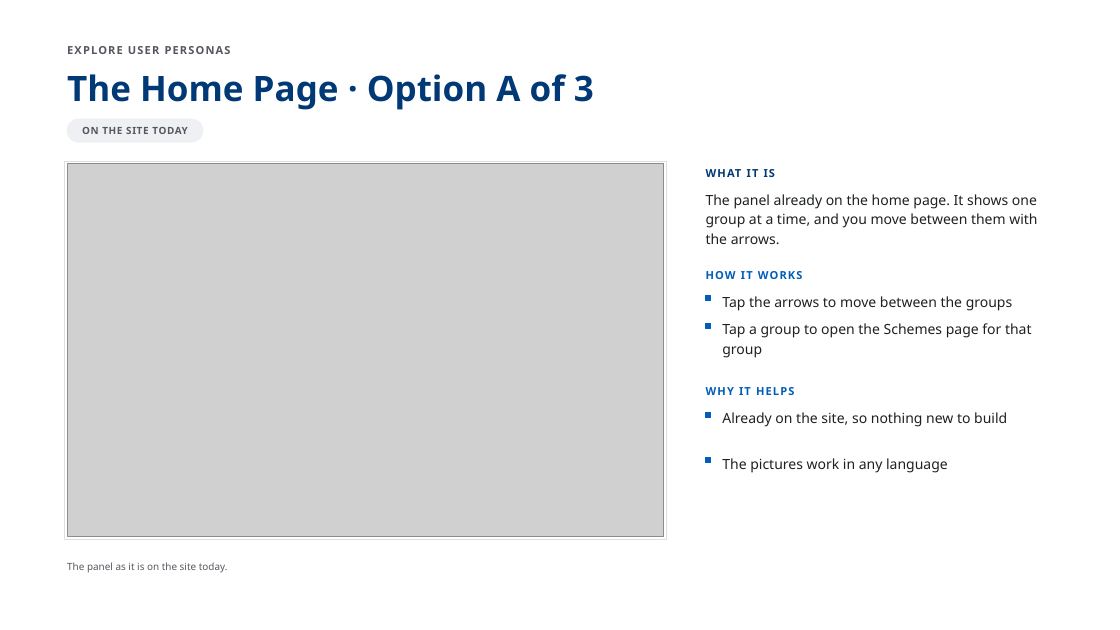
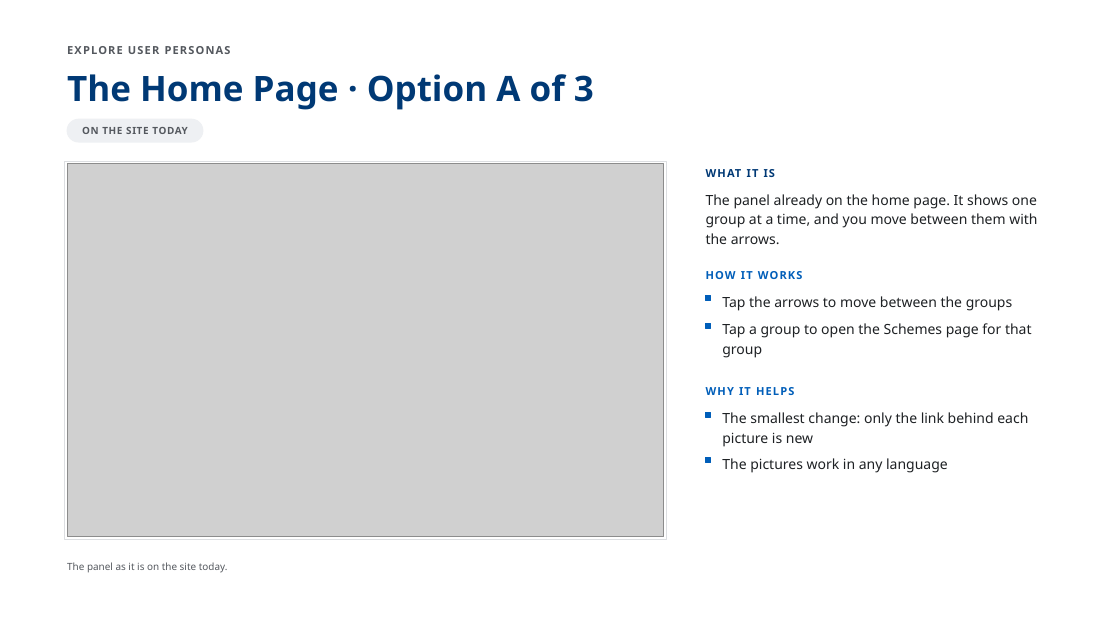
Before and after one commit to AkashShivanand/mosje, a slide deck: slide 4 of docs/plans/MoSJE-Service-Discovery-Options.pptx. Drawn at 1120x630 pixels with LibreOffice and Linux fonts; fonts in the diff are those of the drawing; grey boxes stand for pictures. Boxes give left, top, right and bottom in pixels: in the first picture for what was removed or moved away, otherwise in the second. Text is boxed around its words. In the diff, an @@ line names an element or a change of style, - is before the commit and + after.

```diff
--- a/docs/plans/MoSJE-Service-Discovery-Options.pptx
+++ b/docs/plans/MoSJE-Service-Discovery-Options.pptx
@@ text at [722, 412, 1028, 447]: text changed @@
-Already on the site, so nothing new to build
+The smallest change: only the link behind each picture is new
```
Also in this commit, not shown: 2 other slides changed, 3 other files.
